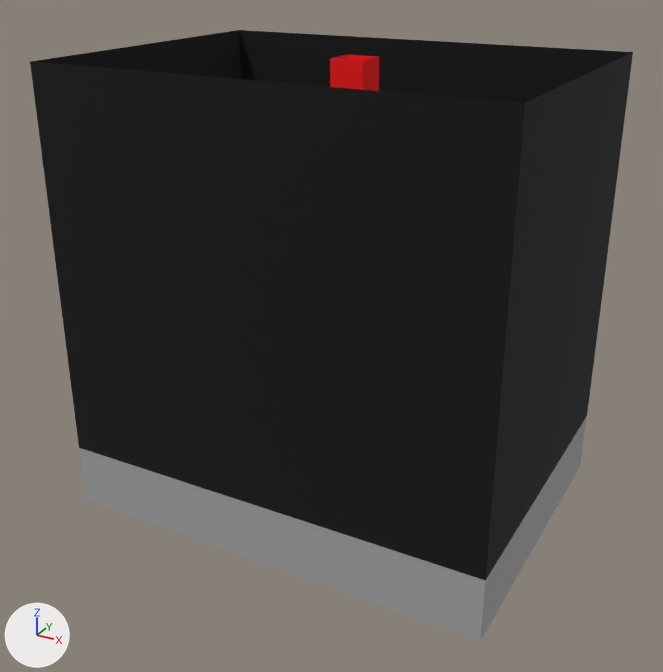
The COLLADA model src/gazebo/ros_gz_description/models/NASA_field/meshes/NASA_field.dae as it was, and as the next commit left it.
Before and after are seen from a 50 mm lens placed at (6.31, -11.81, 7.59), pointed at (0.0, -0.33, 1.85). The lights are fixed; the arrows at lower left show +X, +Y and +Z. Vertices at the same position are counted once.

Names of what the first picture shows: '661f02c5576c6477c5747389'.
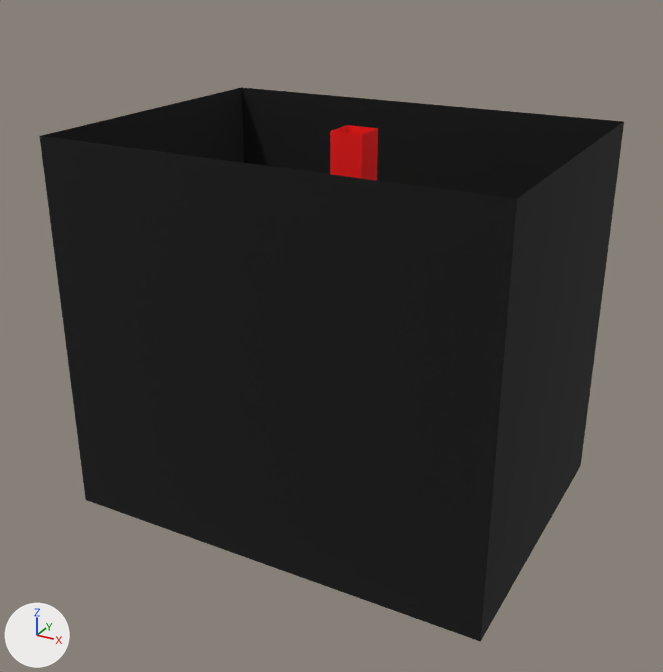
Commit message: Moved NASA mesh to the right folder

What differs and where, as boxes [x1, y1, x2, y2] in the pictures (663 x 672 px; the box of a moved part takes in the faces that stretch with it):
'661f02c5576c6477c5747389', reshaped (9% shorter): before [30, 30, 633, 641]; after [40, 87, 624, 642]
part 1 of me_661f02c5576c6477c5747389, moved or reshaped: before [330, 55, 379, 91]; after [330, 125, 378, 181]
part 2 of me_661f02c5576c6477c5747389, moved or reshaped (not visible afterwards): before [480, 418, 586, 641]
part 3 of me_661f02c5576c6477c5747389, moved or reshaped: before [31, 30, 241, 79]; after [42, 88, 244, 163]
part 4 of me_661f02c5576c6477c5747389, moved or reshaped: before [30, 62, 485, 580]; after [40, 137, 480, 641]
part 5 of me_661f02c5576c6477c5747389, moved or reshaped: before [31, 30, 633, 580]; after [40, 87, 624, 642]
part 6 of me_661f02c5576c6477c5747389, moved or reshaped (not visible afterwards): before [80, 448, 485, 641]

The edits, one by one:
me_661f02c5576c6477c5747389 is used by ob_661f02c5576c6477c5747389; location (0.0, 0.0, 0.0).
me_661f02c5576c6477c5747389 had 80 vertices, 156 faces and spanned x -3.44..3.44, y -2.51..2.51, z -1.0..6.0.
me_661f02c5576c6477c5747389 now has 80 vertices, 156 faces and spans x -3.44..3.44, y -2.51..2.51, z -1.0..5.0.
me_661f02c5576c6477c5747389 part 1: the loose piece of 16 vertices spanning x -0.06..0.44, y -0.25..0.25, z 0.0..6.0 is moved by (0.0, 0.0, -1.0).
me_661f02c5576c6477c5747389 part 2: the 1 vertex in x 3.44, y 2.5, z -1.0 is moved by (-6.88, 0.0, 1.0).
me_661f02c5576c6477c5747389 part 3: 4 of the vertices in x -3.44, y -2.51..2.51, z 6.0 are moved by (0.0, 0.0, -1.0).
me_661f02c5576c6477c5747389 part 4: 4 of the vertices in x 3.44, y -2.51..2.51, z 0.0 are moved by (0.0, 0.0, -1.0).
me_661f02c5576c6477c5747389 part 5: 4 of the vertices in x 3.44, y -2.51..2.51, z 6.0 are moved by (0.0, 0.0, -1.0).
me_661f02c5576c6477c5747389 part 6: all 2 vertices in x -3.44..3.44, y -2.5, z -1.0 are moved by (0.0, 0.0, 1.0).
